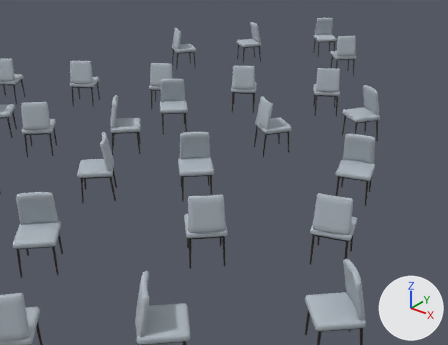
The glTF model demo/data/gjM2c/016.glb, before and after one commit.
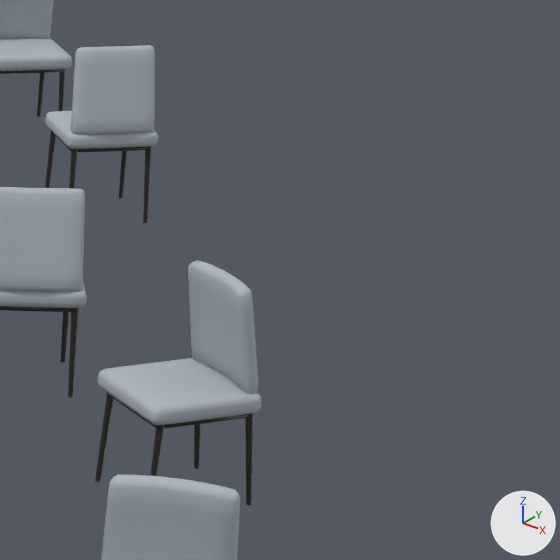
Old and new are each drawn from a 50 mm camera at (3.78, 2.04, 4.25) aimed at (-2.68, 10.12, -0.76) and again close up on the part from 71% to 100% of the width and 7% to 44% of the height. The lights are fixed; the arrows at lower right show +X, +Y and +Z. The first two pictures are the older version.

Names of what the first close-up shows: 'n09805', 'n09810', 'n09811', 'n09816', 'n09824'.
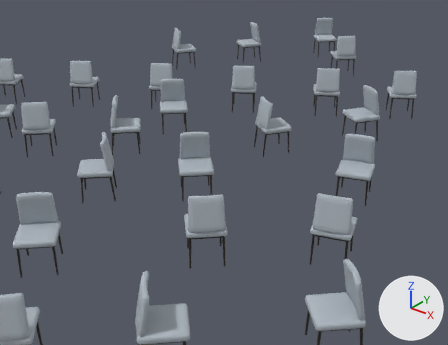
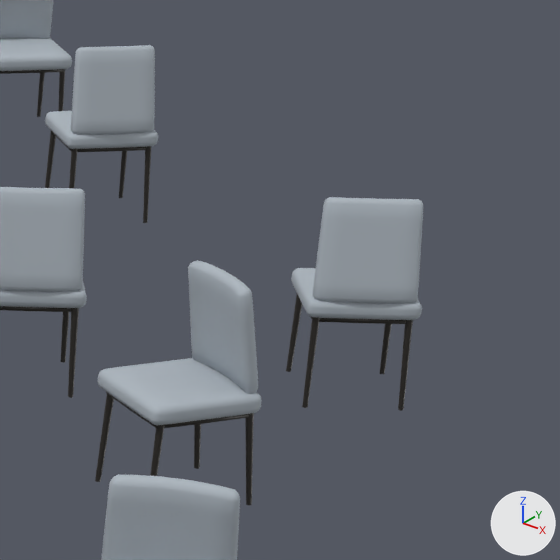
Location of each change, (x1, y1, x2, y2) in pixels of the close-ups (560 x 560 px):
'n09828', added: after (286, 197, 423, 411)

The edits, one by one:
Object 'n09828' (ob_n09828) is new; it shows me_milc_chair.
Its location is (-0.529, 12.678, 0.14).
Its rotation in degrees is (0, 0, 34).
